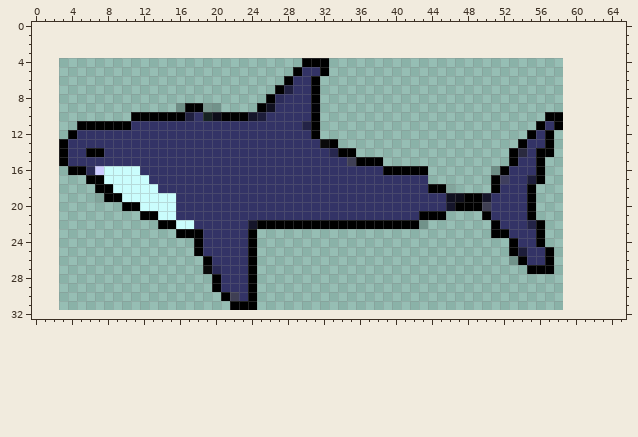
Two versions of one sprite sheet, Videojuego.gmx/sprites/images/spr_shark_2.png. Above, as it was before the edit.
The file is 56x28 pixels. Pixels under 10% opacity are left out. Colours within 5 levels of each other are drawn and written as one. The old version is drawn lined up with the new one, on the new canvas.
After:
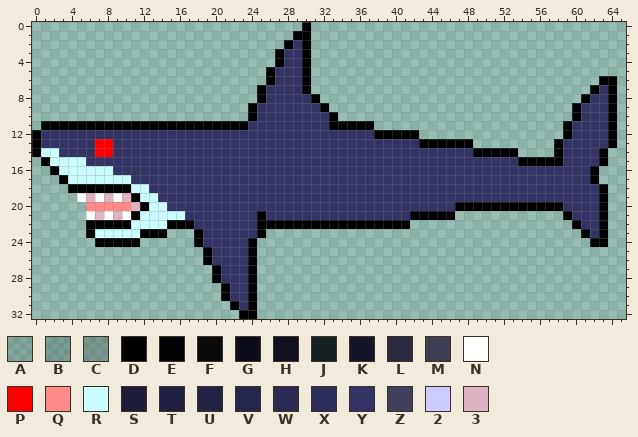
Palette (. is transparent): A #00000022  B #0000002e  C #00000034  D #000000  E #030306  F #0a0a0a  G #0d0d1a  H #101020  J #162222  K #15152a  L #2a2a3f  M #3f3f54  N #ffffff  P #ff0000  Q #ff8a8a  R #cafdfd  S #1d1d3a  T #202040  U #232346  V #27274e  W #2a2a55  X #2d2d5b  Y #333366  Z #3f3f5e  2 #ccccff  3 #dfb3c3
Change:
canvas 56x28 -> 66x33, the old top-left corner now at 3,4
y 0: x 30 . -> D
y 1: x 29..30 .. -> DD
y 2: x 28..30 ... -> DYD
y 3: x 27..30 .... -> DYYD
y 4: x 27..29 ... -> DYY; x 31..32 DD -> ..
y 5: x 26..32 ...DYYD -> DYYYD..
y 6: x 26..28 ..D -> DYY; x 30..31 YD -> D.; x 63..64 .. -> DD
y 7: x 25..28 ..DT -> DYYY; x 30..31 YD -> D.; x 62..64 ... -> DYD
y 8: x 25..27 .DX -> DYY; x 61..64 .... -> DYYD
y 9: x 16..20 CDDCB -> .....; x 24..26 .DH -> DYY; x 31..32 E. -> YD; x 60..64 ..... -> DYYYD
y 10: x 11..25 DDDDDDTYJGDDDKS -> .............DY; x 31..33 D.. -> YYD; x 57..58 DD -> ..; x 60..64 ..... -> DYYYD
y 11: x 1..4 .... -> DDDD; x 11..23 YYYYYYYYYYYYY -> DDDDDDDDDDDDD; x 30..37 UD...... -> YYYDDDDD; x 56..64 DYD...... -> ...DYYYYD
y 12: x 0..4 ....D -> DYYYY; x 31..42 D........... -> YYYYYYYDDDDD; x 55..57 DYD -> ...; x 59..64 ...... -> DYYYYD
y 13: x 0..3 ...D -> DYYY; x 7..8 YY -> PP; x 32..48 FD............... -> YYYYYYYYYYYDDDDDD; x 54..64 DYYD....... -> ....DYYYYYD
y 14: x 0..3 ...D -> DRRY; x 6..8 DDY -> YPP; x 33..52 VDD................. -> YYYYYYYYYYYYYYYYDDDD; x 54..63 LYDD...... -> ....DYYYYD
y 15: x 1..5 ..DYY -> DRRRR; x 35..55 MDDD..............DYY -> YYYYYYYYYYYYYYYYYYYDD; x 57..63 ....... -> DDYYYYD
y 16: x 2..7 ..DDW2 -> DRRRRR; x 9..11 RRR -> YYY; x 39..52 DDDDD.......CD -> YYYYYYYYYYYYYY; x 56..62 D...... -> YYYYYYD
y 17: x 3..7 ...DD -> DRRRR; x 11..12 RR -> YY; x 44..52 .......DZ -> YYYYYYYYY; x 55..62 SD...... -> YYYYYYYD
y 18: x 4..6 ... -> DDD; x 9..10 RR -> DD; x 13 R -> Y; x 44..51 DDA....D -> YYYYYYYY; x 55..63 D........ -> YYYYYYYYD
y 19: x 5..11 ..ADDRR -> N3N3N3D; x 14..15 RR -> YY; x 46..50 HGDDK -> YYYYY; x 55..63 D........ -> YYYYYYYYD
y 20: x 6..12 ....DDR -> QQQQQ3D; x 15 R -> Y; x 46 K -> Y; x 50..54 MYYYY -> DDDDD; x 56..63 ........ -> DDDYYYYD
y 21: x 6..13 ......DD -> N3N3NDRR; x 16 Y -> R; x 25 Y -> D; x 42 Y -> D; x 46 . -> D; x 50..55 DYYYYD -> ......; x 59..63 ..... -> DYYYD
y 22: x 6..14 ........D -> DDDDDRRRR; x 16..17 RR -> DD; x 24 K -> Y; x 42..43 DB -> ..; x 51..56 DYYYUD -> ......; x 60..63 .... -> DYYD
y 23: x 6..14 ......... -> DRRRRRDDD; x 16..17 DD -> ..; x 24..25 D. -> YD; x 51..56 DDYYYD -> ......; x 61..63 ... -> DYD
y 24: x 7..11 ..... -> DDDDD; x 53..56 DYYD -> ....; x 62..63 .. -> DD
y 25: x 18..19 DY -> .D; x 53..57 DSYYD -> .....
y 26: x 53..57 BDYYD -> .....
y 27: x 19..20 FW -> .D; x 55..57 DDD -> ...
y 29: x 20..21 DY -> .D
y 30: x 22 M -> Y
y 31: x 23 D -> Y
y 32: x 23..24 .. -> DD
